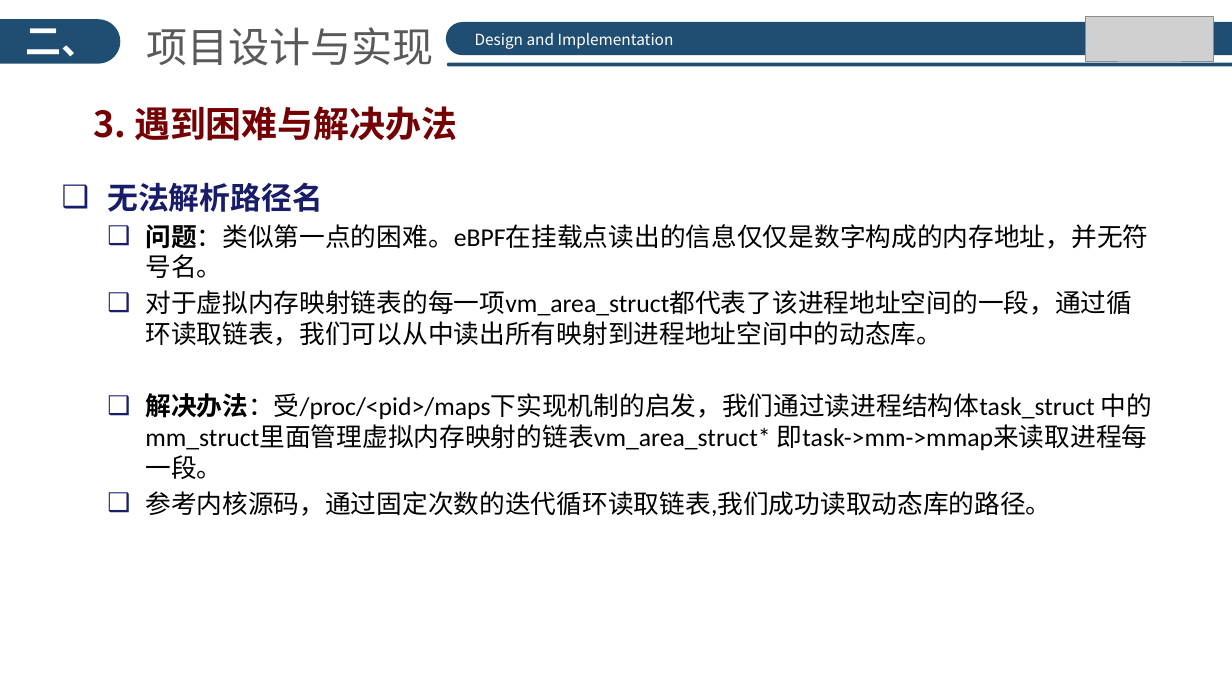
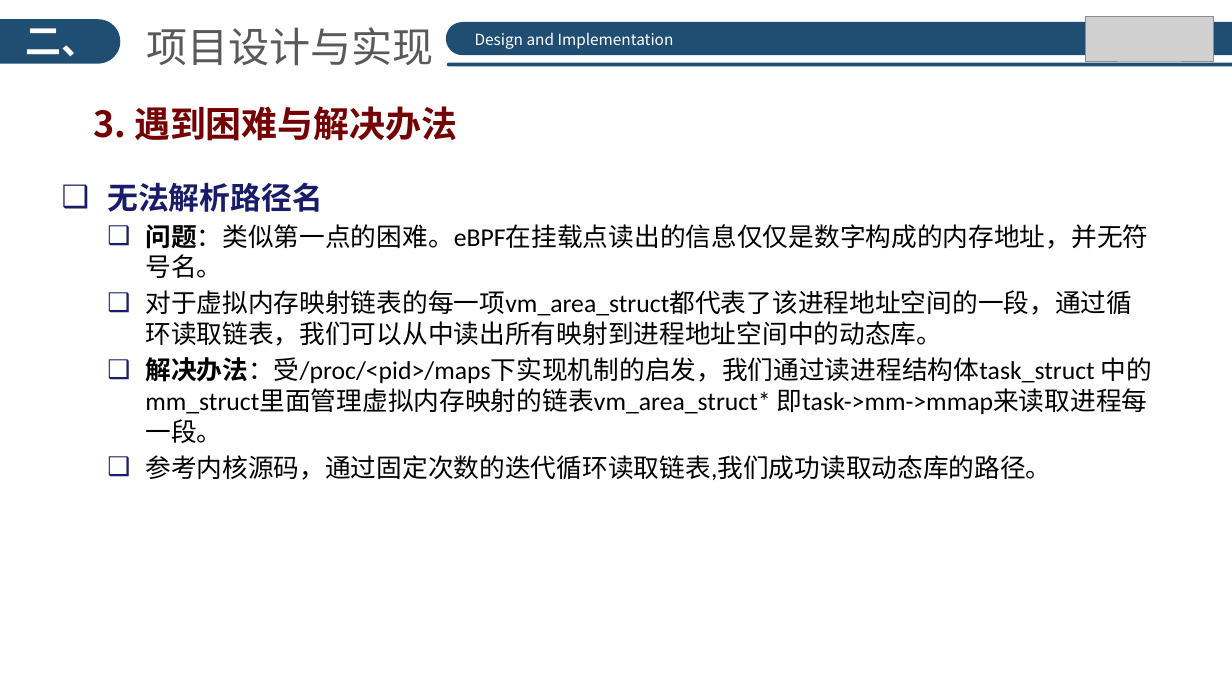
Before and after one commit to hrpccs/CrashCrawler, a slide deck: slide 13 of doc/Crashcrawler_SYSU.pptx. Drawn at 1232x693 pixels with LibreOffice and Linux fonts; fonts in the diff are those of the drawing; grey boxes stand for pictures; background and template pictures are left out. Boxes give left, top, right and bottom in pixels: in the first picture for what was removed or moved away, otherwise in the second. Text is boxed around its words. In the diff, an @@ line names an element or a change of style, - is before the commit and + after.

```diff
--- a/doc/Crashcrawler_SYSU.pptx
+++ b/doc/Crashcrawler_SYSU.pptx
@@ text "无法解析路径名" rewrapped from [107, 182, 1152, 516] to [107, 182, 1152, 480] @@
```
Also in this commit, not shown: 3 other slides changed.
